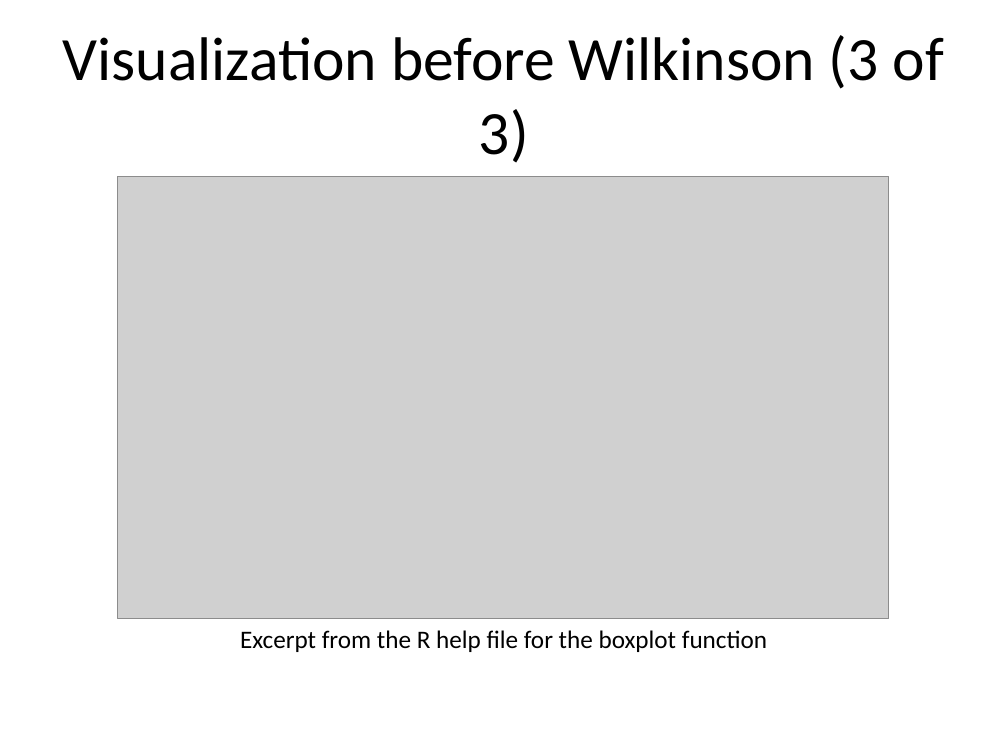
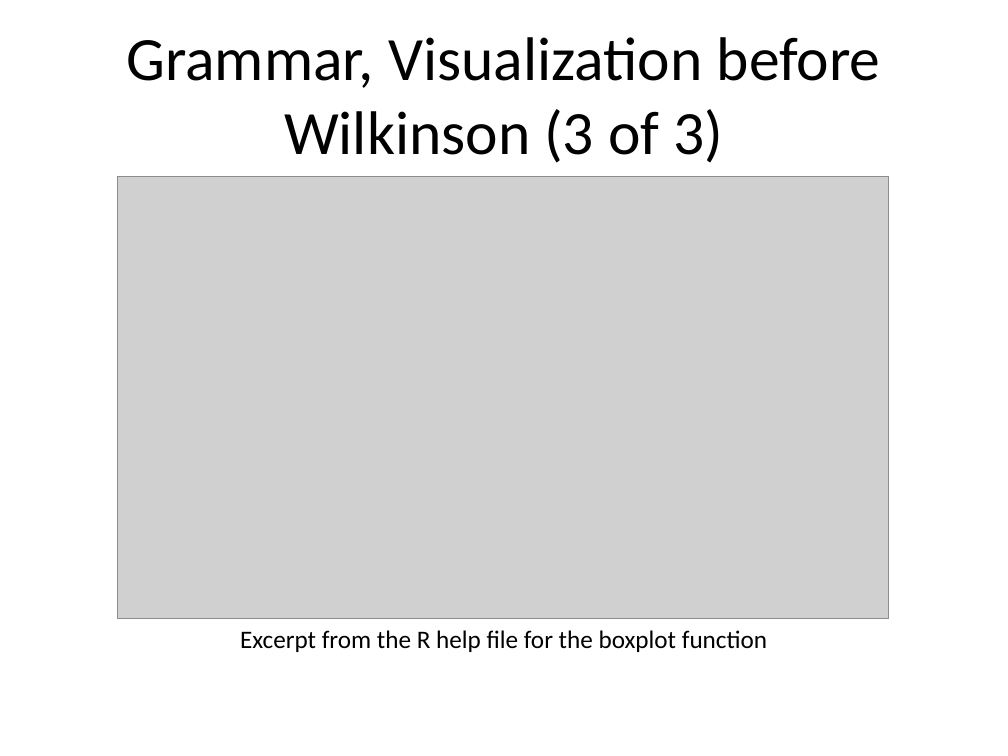
Before and after one commit to pmean/data-visualization, a slide deck: slide 5 of data-viz-01/component/tutorial-grammar.pptx. Drawn at 1008x756 pixels with LibreOffice and Linux fonts; fonts in the diff are those of the drawing; grey boxes stand for pictures. Boxes give left, top, right and bottom in pixels: in the first picture for what was removed or moved away, otherwise in the second. Text is boxed around its words. In the diff, an @@ line names an element or a change of style, - is before the commit and + after.

```diff
--- a/data-viz-01/component/tutorial-grammar.pptx
+++ b/data-viz-01/component/tutorial-grammar.pptx
@@ title at [126, 37, 881, 163]: text changed @@
-Visualization before Wilkinson (3 of 3)
+Grammar, Visualization before Wilkinson (3 of 3)
```
Also in this commit, not shown: 13 other slides changed, 1 slide added, 47 other files.
